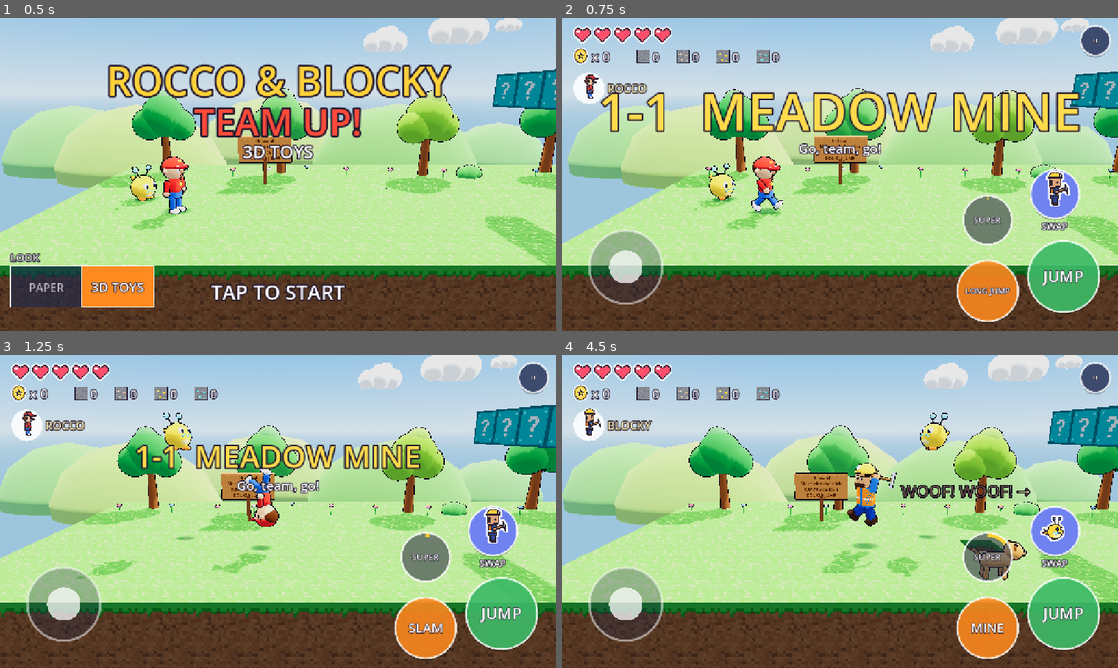
Above: before the commit, frames 1-4 (two rows, left to right).
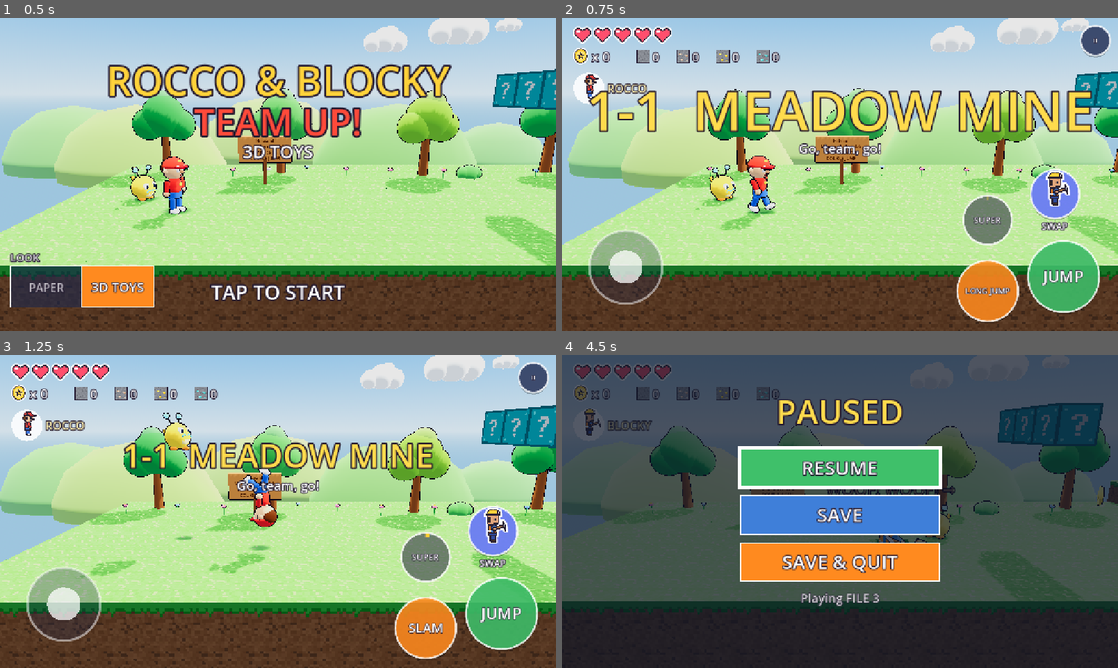
Above: after the commit, the same moments.

Repository: avgeropoulos/sp-ceb-llD3stroyer
Game: Godot game, scene res://main.tscn
Two runs of this game, one before a commit and one after it. Both use one fixed random seed, a clock stepped at 60 frames per second and the inputs below.
Inputs (mouse positions are in pixels of both pictures, inside the frame that each line leads up to):
- Up to frame 1 (0.5 s): no input
- Up to frame 2 (0.75 s): move the mouse to (962, 158) at 0.52 s; hold Right (right) from 0.53 s (still down); tap X (action) at 0.6 s; click (962, 158) at 0.67 s
- Up to frame 3 (1.25 s): keep holding Right (right); tap Space (jump) at 0.77, 1.07 s; tap V (super) at 0.8 s
- Up to frame 4 (4.5 s): release Right (right) at 1.25 s; drag from (728, 527) to (812, 574) at 1.27 s; move the mouse to (895, 442) at 2.02 s; hold Right (right) 2.03-2.75 s; hold Space (jump) 2.03-2.75 s; tap C (swap) at 2.1 s; drag from (812, 574) to (673, 464) at 2.77 s; move the mouse to (1006, 558) at 3.52 s; hold Left (left) 3.53-4.25 s; tap X (action) at 3.6 s; tap Space (jump) at 3.77, 4.07 s; tap V (super) at 3.8 s; tap Escape (pause) at 4.15 s; drag from (673, 464) to (756, 433) at 4.27 s

Frame 1 is identical in both runs. In frame 2, 13% of the frame differs, in the area x 0-100%, y 0-100%; in frame 3, 15%; in frame 4, 99%.

Commit message:
Team Up! 3D: three save files and a pause menu with SAVE and SAVE & QUIT
* TAP TO START opens PICK A SAVE FILE (like Team Up!): new game or continue, with
  who's out, hearts, coins, ores and times cleared on each card. ERASE takes two
  taps and keeps a backup for UNDO ERASE.
* Pause: RESUME / SAVE / SAVE & QUIT. Saves keep position, hearts, coins, ores,
  mined blocks, picked-up coins, beaten bad guys, checkpoint and who's out.
* Autosave at the checkpoint and after Krag Jr.; the flag saves a fresh 1-1 but
  keeps coins and ores. Files are written to a temp file and renamed (safe).
* tests/save_check.gd (save -> quit -> load, erase, undo, clear) runs in CI.

Co-Authored-By: Claude Opus 5.5 <noreply@anthropic.com>
Claude-Session: https://claude.ai/code/session_016VAi3dvV3rpwa6cu57MYxQ

Diff:
--- a/teamup-paper/scripts/hud.gd
+++ b/teamup-paper/scripts/hud.gd
@@ -71,6 +71,14 @@
 					return
 				if game.state == "title" and look_rect().grow(16).has_point(e.position):
 					game.toggle_look()
+					return
+				if game.state == "slots":
+					_slots_tap(e.position)
+					return
+				if game.state == "paused":
+					for i in 3:
+						if pause_rect(i).has_point(e.position):
+							game.pause_choice(i)
 					return
 				game.on_tap()
 				return
@@ -119,6 +127,9 @@
 	if game.state == "title":
 		_draw_title()
 		return
+	if game.state == "slots":
+		_draw_slots()
+		return
 	_draw_hud()
 	if game.state == "play":
 		_draw_controls()
@@ -129,9 +140,7 @@
 		if sub_message != "":
 			txt(sub_message, Vector2(0, s.y * 0.36 + 52), 30, Color(1, 1, 1, a), HORIZONTAL_ALIGNMENT_CENTER, s.x, 8)
 	if game.state == "paused":
-		draw_rect(Rect2(Vector2.ZERO, s), Color(0.05, 0.08, 0.15, 0.6))
-		txt("PAUSED", Vector2(0, s.y * 0.42), 80, Color(1, 0.86, 0.3), HORIZONTAL_ALIGNMENT_CENTER, s.x, 14)
-		txt("Tap to keep playing", Vector2(0, s.y * 0.42 + 60), 32, Color.WHITE, HORIZONTAL_ALIGNMENT_CENTER, s.x)
+		_draw_pause()
 	if game.state == "clear":
 		_draw_clear()
 
@@ -280,3 +289,140 @@
 	txt("Bad guys beaten: %d" % game.beaten, Vector2(0, y + 100), 34, Color.WHITE, HORIZONTAL_ALIGNMENT_CENTER, s.x)
 	if game.clear_t > 1.5 and int(title_t * 2) % 2 == 0:
 		txt("TAP TO PLAY AGAIN", Vector2(0, s.y * 0.9), 44, Color.WHITE, HORIZONTAL_ALIGNMENT_CENTER, s.x, 12)
+
+
+# ------------------------------------------------------------------ pause menu
+const PAUSE_LABELS := ["RESUME", "SAVE", "SAVE & QUIT"]
+const PAUSE_COLORS := [Color("3fc06a"), Color("3f7fd9"), Color("ff8a1f")]
+
+
+func pause_rect(i: int) -> Rect2:
+	var w := minf(460.0, size.x * 0.6)
+	return Rect2((size.x - w) * 0.5, size.y * 0.3 + i * 108, w, 88)
+
+
+func _draw_pause() -> void:
+	var s := size
+	draw_rect(Rect2(Vector2.ZERO, s), Color(0.05, 0.08, 0.15, 0.7))
+	txt("PAUSED", Vector2(0, s.y * 0.22), 76, Color(1, 0.86, 0.3), HORIZONTAL_ALIGNMENT_CENTER, s.x, 14)
+	for i in 3:
+		var r := pause_rect(i)
+		var sel: bool = game.pause_sel == i
+		draw_rect(r.grow(6) if sel else r, Color.WHITE if sel else Color(1, 1, 1, 0.0))
+		draw_rect(r, PAUSE_COLORS[i])
+		draw_rect(r, Color.WHITE, false, 3.0)
+		txt(PAUSE_LABELS[i], Vector2(r.position.x, r.position.y + 60), 44, Color.WHITE, HORIZONTAL_ALIGNMENT_CENTER, r.size.x, 9)
+	var y := pause_rect(2).end.y + 50
+	if game.save_note_t > 0:
+		txt(game.save_note, Vector2(0, y), 38, Color("fff2a8"), HORIZONTAL_ALIGNMENT_CENTER, s.x, 9)
+	elif game.slot > 0:
+		txt("Playing FILE %d" % game.slot, Vector2(0, y), 28, Color(1, 1, 1, 0.8), HORIZONTAL_ALIGNMENT_CENTER, s.x, 6)
+
+
+# ------------------------------------------------------------------ save files screen
+func slot_rect(i: int) -> Rect2:
+	var gap := 28.0
+	var w := minf(360.0, (size.x - 80 - gap * 2) / 3.0)
+	var h := minf(400.0, size.y * 0.6)
+	var x0 := (size.x - (w * 3 + gap * 2)) * 0.5
+	return Rect2(x0 + i * (w + gap), size.y * 0.24, w, h)
+
+
+func slot_erase_rect(i: int) -> Rect2:
+	var r := slot_rect(i)
+	return Rect2(r.position.x + 20, r.end.y + 16, r.size.x - 40, 58)
+
+
+func back_rect() -> Rect2:
+	return Rect2(24, 24, 170, 70)
+
+
+func _slots_tap(p: Vector2) -> void:
+	_slot_cache_t = -1.0   # show ERASE / UNDO results right away
+	if back_rect().has_point(p):
+		game.state = "title"
+		return
+	for i in 3:
+		var n := i + 1
+		if slot_erase_rect(i).has_point(p):
+			if Saves.exists(n):
+				game.slot_erase(n)
+			elif Saves.can_undo(n):
+				game.slot_undo(n)
+			return
+		if slot_rect(i).has_point(p):
+			game.slot_sel = i
+			game.slot_pick(n)
+			return
+
+
+var _slot_cache := [{}, {}, {}]
+var _slot_cache_t := 0.0
+
+
+func _draw_slots() -> void:
+	var s := size
+	if title_t - _slot_cache_t > 0.3 or _slot_cache_t == 0.0:   # re-read the files a few times a second, not every frame
+		_slot_cache_t = title_t
+		for i in 3:
+			_slot_cache[i] = Saves.read(i + 1)
+	draw_rect(Rect2(Vector2.ZERO, s), Color(0.05, 0.08, 0.15, 0.45))
+	txt("PICK A SAVE FILE", Vector2(0, s.y * 0.17), 56, Color("ffd23a"), HORIZONTAL_ALIGNMENT_CENTER, s.x, 12)
+	var b := back_rect()
+	draw_rect(b, Color(0.1, 0.15, 0.3, 0.85))
+	draw_rect(b, Color.WHITE, false, 3.0)
+	txt("BACK", Vector2(b.position.x, b.position.y + 48), 34, Color.WHITE, HORIZONTAL_ALIGNMENT_CENTER, b.size.x, 7)
+	for i in 3:
+		var n := i + 1
+		var r := slot_rect(i)
+		var d: Dictionary = _slot_cache[i]
+		var sel: bool = game.slot_sel == i
+		if sel:
+			draw_rect(r.grow(8), Color(1, 0.9, 0.4, 0.9))
+		draw_rect(r, Color("fdf4e3") if not d.is_empty() else Color(1, 1, 1, 0.75))
+		draw_rect(r, Color(0.13, 0.09, 0.18), false, 4.0)
+		draw_rect(Rect2(r.position, Vector2(r.size.x, 64)), Color("3f7fd9"))
+		txt("FILE %d" % n, Vector2(r.position.x, r.position.y + 47), 40, Color.WHITE, HORIZONTAL_ALIGNMENT_CENTER, r.size.x, 8)
+		var cx := r.position.x + r.size.x * 0.5
+		if d.is_empty():
+			draw_circle(Vector2(cx, r.position.y + r.size.y * 0.5), 46, Color("3fc06a"))
+			draw_rect(Rect2(cx - 28, r.position.y + r.size.y * 0.5 - 8, 56, 16), Color.WHITE)
+			draw_rect(Rect2(cx - 8, r.position.y + r.size.y * 0.5 - 28, 16, 56), Color.WHITE)
+			txt("NEW GAME", Vector2(r.position.x, r.end.y - 40), 38, Color(0.13, 0.09, 0.18), HORIZONTAL_ALIGNMENT_CENTER, r.size.x, 0)
+		else:
+			var who: String = d.get("human", "rocco")
+			draw_texture_rect(tex[who + "_idle"], Rect2(r.position.x + 16, r.position.y + 78, 90, 112), false)
+			draw_texture_rect(tex["sparky_idle"], Rect2(r.position.x + 92, r.position.y + 112, 66, 82), false)
+			var tx := r.position.x + 170
+			txt("1-1", Vector2(tx, r.position.y + 118), 40, Color("ff4a3a"), HORIZONTAL_ALIGNMENT_LEFT, -1, 6)
+			txt("MEADOW MINE", Vector2(tx, r.position.y + 150), 20, Color(0.13, 0.09, 0.18), HORIZONTAL_ALIGNMENT_LEFT, -1, 0)
+			var cl := int(d.get("cleared", 0))
+			if cl > 0:
+				txt("CLEARED x%d" % cl, Vector2(tx, r.position.y + 182), 24, Color("e0a800"), HORIZONTAL_ALIGNMENT_LEFT, -1, 4)
+			elif d.get("checkpoint_hit", false):
+				txt("CHECKPOINT", Vector2(tx, r.position.y + 182), 22, Color("3f9a48"), HORIZONTAL_ALIGNMENT_LEFT, -1, 0)
+			var y := r.position.y + 210
+			for k in 5:
+				draw_texture_rect(tex["heart" if k < int(d.get("hearts", 5)) else "heart_empty"], Rect2(r.position.x + 20 + k * 34, y, 36, 36), false)
+			y += 48
+			draw_texture_rect(tex["coin"], Rect2(r.position.x + 20, y, 38, 38), false)
+			txt("x %d" % int(d.get("coins", 0)), Vector2(r.position.x + 64, y + 30), 30, Color(0.13, 0.09, 0.18), HORIZONTAL_ALIGNMENT_LEFT, -1, 0)
+			y += 52
+			var ox := r.position.x + 20
+			var o: Dictionary = d.get("ores", {})
+			for k in ["stone", "iron", "gold", "diamond"]:
+				draw_texture_rect(tex["t_" + k], Rect2(ox, y, 30, 30), false)
+				txt(str(int(o.get(k, 0))), Vector2(ox + 34, y + 25), 24, Color(0.13, 0.09, 0.18), HORIZONTAL_ALIGNMENT_LEFT, -1, 0)
+				ox += (r.size.x - 40) / 4.0
+			txt("TAP TO PLAY", Vector2(r.position.x, r.end.y - 18), 26, Color("3f7fd9"), HORIZONTAL_ALIGNMENT_CENTER, r.size.x, 0)
+		# ERASE (two taps) or UNDO ERASE
+		var er := slot_erase_rect(i)
+		if not d.is_empty():
+			var armed: bool = game.erase_armed == n
+			draw_rect(er, Color("e8413b") if armed else Color(0.35, 0.12, 0.15, 0.85))
+			draw_rect(er, Color.WHITE, false, 2.0)
+			txt("TAP AGAIN TO ERASE" if armed else "ERASE", Vector2(er.position.x, er.position.y + 40), 24 if armed else 28, Color.WHITE, HORIZONTAL_ALIGNMENT_CENTER, er.size.x, 6)
+		elif Saves.can_undo(n):
+			draw_rect(er, Color(0.15, 0.3, 0.2, 0.85))
+			draw_rect(er, Color.WHITE, false, 2.0)
+			txt("UNDO ERASE", Vector2(er.position.x, er.position.y + 40), 26, Color.WHITE, HORIZONTAL_ALIGNMENT_CENTER, er.size.x, 6)
--- a/teamup-paper/scripts/main.gd
+++ b/teamup-paper/scripts/main.gd
@@ -46,6 +46,18 @@
 var warm_t := 0
 var warm_nodes: Array = []
 
+# save files
+var slot := 0                 # 1-3 while playing a save file (0 = not saving, e.g. tests)
+var slot_sel := 0             # highlighted file on the save screen (controller)
+var erase_armed := 0          # the file whose ERASE was tapped once (tap again to erase)
+var erase_t := 0.0
+var pause_sel := 0
+var save_note := ""           # "SAVED!" under the pause buttons
+var save_note_t := 0.0
+var coins_taken: Array = []   # which coins (by number) are collected
+var foes_gone: Array = []     # which bad guys (by spawn number) are beaten
+var cleared := 0              # times this file finished the level
+
 # input for this frame
 var move_vec := Vector2.ZERO
 var jump_held := false
@@ -60,6 +72,7 @@
 var invincible := false
 
 var updater: Updater
+var original_cells := PackedByteArray()
 var sfx_players: Array[AudioStreamPlayer] = []
 var sfx_cache := {}
 var music: AudioStreamPlayer
@@ -85,15 +98,19 @@
 	heroes.rocco.position = Vector3(4, 5, 6.8)
 	heroes.blocky.position = heroes.rocco.position
 	heroes.sparky.position = Vector3(2.6, 5, 5.6)
-	for s in level.spawns:
+	original_cells = level.cells.duplicate()
+	for si in level.spawns.size():
+		var s: Dictionary = level.spawns[si]
 		var f := Foe.new()
 		level.add_child(f)
 		f.init(level, s.kind, s.pos)
+		f.set_meta("spawn", si)
 		foes.append(f)
 		if s.kind == "kragjr":
 			boss = f
-	for p in level.coin_spots:
-		var c := level.prop("coin", p - Vector3(0, 0.35, 0), 0.7)
+	for ci in level.coin_spots.size():
+		var c := level.prop("coin", level.coin_spots[ci] - Vector3(0, 0.35, 0), 0.7)
+		c.set_meta("i", ci)
 		coin_nodes.append(c)
 	level.prop("flag", Vector3(Level.CHECKPOINT_X, 5, 3.9), 3.2)
 	level.prop("flag", Vector3(Level.FLAG_X, 5, 3.9), 4.6)
@@ -314,12 +331,150 @@
 func on_tap() -> void:
 	match state:
 		"title":
-			start_game()
-		"paused":
-			state = "play"
+			open_slots()
 		"clear":
 			if clear_t > 1.5:
 				get_tree().reload_current_scene()
+
+
+# ------------------------------------------------------------------ save files
+func open_slots() -> void:
+	state = "slots"
+	erase_armed = 0
+	sfx("swap", -6)
+
+
+func slot_pick(n: int) -> void:
+	erase_armed = 0
+	var d := Saves.read(n)
+	start_game(n)
+	if not d.is_empty():
+		_apply_save(d)
+
+
+## ERASE needs two taps; the file goes to a backup so UNDO ERASE can bring it back.
+func slot_erase(n: int) -> void:
+	if not Saves.exists(n):
+		return
+	if erase_armed == n:
+		Saves.erase(n)
+		erase_armed = 0
+		sfx("break")
+	else:
+		erase_armed = n
+		erase_t = 3.0
+		sfx("alert")
+
+
+func slot_undo(n: int) -> void:
+	Saves.undo_erase(n)
+	sfx("heart")
+
+
+## Everything about this run, so SAVE & QUIT comes back to the same spot.
+func save_data(in_level := true) -> Dictionary:
+	var d := {"v": 1, "level": "1-1", "time": Time.get_unix_time_from_system(),
+		"hearts": hearts, "coins": coins, "ores": ores.duplicate(), "beaten": beaten,
+		"super": super_charge, "cleared": cleared, "human": human if in_level else "rocco", "in_level": in_level}
+	if in_level:
+		var cells := []
+		var lc := level.cells
+		for i in lc.size():
+			if lc[i] != original_cells[i]:
+				var x := i % Level.LX
+				var y := (i / Level.LX) % Level.LY
+				var z := i / (Level.LX * Level.LY)
+				cells.append([x, y, z, lc[i]])
+		d.merge({"control": control, "pos": _v2a(safe_pos), "checkpoint": _v2a(checkpoint),
+			"checkpoint_hit": checkpoint_hit, "boss_done": boss_done, "cells": cells,
+			"coins_taken": coins_taken.duplicate(), "foes_gone": foes_gone.duplicate()})
+	return d
+
+
+func save_game(in_level := true) -> bool:
+	if slot <= 0:
+		return false
+	return Saves.write(slot, save_data(in_level))
+
+
+func _apply_save(d: Dictionary) -> void:
+	hearts = clampi(int(d.get("hearts", MAX_HEARTS)), 1, MAX_HEARTS)
+	coins = int(d.get("coins", 0))
+	var o: Dictionary = d.get("ores", {})
+	for k in ores:
+		ores[k] = int(o.get(k, 0))
+	beaten = int(d.get("beaten", 0))
+	super_charge = clampf(float(d.get("super", 0)), 0, 1)
+	cleared = int(d.get("cleared", 0))
+	if not d.get("in_level", false):
+		if cleared > 0:
+			hud.say("1-1  MEADOW MINE", "Cleared %d time%s! Go again!" % [cleared, "" if cleared == 1 else "s"], 2.6)
+		return
+	for c in d.get("cells", []):
+		level.set_cell(int(c[0]), int(c[1]), int(c[2]), int(c[3]))
+	coins_taken = []
+	for i in d.get("coins_taken", []):
+		coins_taken.append(int(i))
+	for c in coin_nodes.duplicate():
+		if int(c.get_meta("i")) in coins_taken:
+			c.queue_free()
+			coin_nodes.erase(c)
+	foes_gone = []
+	for i in d.get("foes_gone", []):
+		foes_gone.append(int(i))
+	for f in foes:
+		if is_instance_valid(f) and int(f.get_meta("spawn")) in foes_gone:
+			f.remove()
+	boss_done = bool(d.get("boss_done", false))
+	checkpoint_hit = bool(d.get("checkpoint_hit", false))
+	checkpoint = _a2v(d.get("checkpoint", [3, 5, 6.5]))
+	# who's out
+	var h := String(d.get("human", "rocco"))
+	if h != human and h in ["rocco", "blocky"]:
+		heroes[human].visible = false
+		heroes[human].shadow.visible = false
+		human = h
+		heroes[human].visible = true
+	control = String(d.get("control", "human"))
+	if control != "mon":
+		control = "human"
+	var p := _a2v(d.get("pos", [4, 5, 6.8]))
+	if level.box_hit(p, 0.35, 1.5) != null:   # somehow inside a block: use the checkpoint
+		p = checkpoint
+	safe_pos = p
+	leader().position = p
+	follower().position = p + Vector3(-1.2, 0.3, -0.8)
+	cam_focus = p
+	dennis_done = true
+	hud.say("WELCOME BACK!", "File %d" % slot, 2.2)
+
+
+static func _v2a(v: Vector3) -> Array:
+	return [snappedf(v.x, 0.01), snappedf(v.y, 0.01), snappedf(v.z, 0.01)]
+
+
+static func _a2v(a) -> Vector3:
+	if a is Array and a.size() == 3:
+		return Vector3(float(a[0]), float(a[1]), float(a[2]))
+	return Vector3(3, 5, 6.5)
+
+
+## Pause menu: 0 RESUME, 1 SAVE, 2 SAVE & QUIT.
+func pause_choice(i: int) -> void:
+	match i:
+		0:
+			state = "play"
+		1:
+			if save_game():
+				save_note = "SAVED TO FILE %d!" % slot
+				sfx("heart")
+			else:
+				save_note = "COULDN'T SAVE"
+				sfx("bonk")
+			save_note_t = 2.5
+		2:
+			save_game()
+			get_tree().reload_current_scene()
 
 
 ## Shows every effect, shot, prop and text size once (tiny, behind the title) so the
@@ -360,7 +515,8 @@
 	get_tree().reload_current_scene()
 
 
-func start_game() -> void:
+func start_game(n: int = 0) -> void:
+	slot = n
 	state = "play"
 	play_t = 0
 	play_music("meadow")
@@ -398,11 +554,32 @@
 		elif Input.is_action_just_pressed("swap"):
 			toggle_look()
 		elif jump_pressed or action_pressed:
-			start_game()
+			open_slots()
+		_update_camera(dt)
+		return
+	if state == "slots":
+		erase_t -= dt
+		if erase_t <= 0:
+			erase_armed = 0
+		if Input.is_action_just_pressed("left"):
+			slot_sel = (slot_sel + 2) % 3
+		if Input.is_action_just_pressed("right"):
+			slot_sel = (slot_sel + 1) % 3
+		if jump_pressed or action_pressed:
+			slot_pick(slot_sel + 1)
+		elif pause_pressed:
+			state = "title"
 		_update_camera(dt)
 		return
 	if state == "paused":
-		if jump_pressed or pause_pressed:
+		save_note_t -= dt
+		if Input.is_action_just_pressed("up"):
+			pause_sel = (pause_sel + 2) % 3
+		if Input.is_action_just_pressed("down"):
+			pause_sel = (pause_sel + 1) % 3
+		if jump_pressed or action_pressed:
+			pause_choice(pause_sel)
+		elif pause_pressed:
 			state = "play"
 		return
 	if state == "clear":
@@ -422,6 +599,8 @@
 		return
 	if pause_pressed:
 		state = "paused"
+		pause_sel = 0
+		save_note_t = 0
 		return
 	play_t += dt
 	hurt_t = maxf(0, hurt_t - dt)
@@ -863,6 +1042,7 @@
 			var cc: Vector3 = c.position if c is Sprite3D else c.position + Vector3(0, 0.35, 0)
 			if cc.distance_to(p.position + Vector3(0, p.height * 0.5, 0)) < 0.9:
 				coins += 1
+				coins_taken.append(int(c.get_meta("i")))
 				sfx("coin", -3)
 				fx.burst(c.position, Color("ffd23a"), 5, 2.5, 6)
 				c.queue_free()
@@ -920,6 +1100,7 @@
 
 func on_foe_beaten(f: Foe) -> void:
 	beaten += 1
+	foes_gone.append(int(f.get_meta("spawn")))
 	coins += 2
 	super_charge = minf(1.0, super_charge + 0.06)
 	fx.text(f.position + Vector3(0, f.height + 0.4, 0.4), "+2", Color("ffd23a"), 48)
@@ -929,6 +1110,7 @@
 		hud.say("KRAG JR. BEATEN!", "Run to the flag!", 3.0)
 		play_music("meadow")
 		speak("We did it! Woo hoo!", "rocco")
+		save_game()
 		for i in 6:
 			fx.burst(f.position + Vector3(randf_range(-1, 1), randf_range(0, 2), 0), Color.from_hsv(randf(), 0.6, 1), 14, 6, 8)
 
@@ -947,11 +1129,15 @@
 	if not checkpoint_hit and l.position.x > Level.CHECKPOINT_X:
 		checkpoint_hit = true
 		checkpoint = Vector3(Level.CHECKPOINT_X + 0.5, 5, 6.5)
-		hud.say("CHECKPOINT!", "", 1.4)
+		hud.say("CHECKPOINT!", "Saved" if slot > 0 else "", 1.4)
 		sfx("heart")
+		safe_pos = checkpoint
+		save_game()
 	if boss_done and l.position.x > Level.FLAG_X - 0.4:
 		state = "clear"
 		clear_t = 0
+		cleared += 1
+		save_game(false)   # keeps coins and ores; the level starts fresh next time
 		play_music("fanfare", false)
 		sfx("clear")
 		speak("Wahoo! Team up!", "rocco")
--- /dev/null
+++ b/teamup-paper/scripts/saves.gd
@@ -0,0 +1,50 @@
+class_name Saves
+## The three save files (user://save1.json .. save3.json), like the real Team Up!.
+## Writing goes to a temp file first and is then renamed, so a save can't be half
+## written if the tablet dies mid-save. ERASE keeps a .bak copy so it can be undone.
+
+static var prefix := "user://save"   # tests point this somewhere else
+
+
+static func path(slot: int) -> String:
+	return "%s%d.json" % [prefix, slot]
+
+
+static func exists(slot: int) -> bool:
+	return FileAccess.file_exists(path(slot))
+
+
+static func read(slot: int) -> Dictionary:
+	if not exists(slot):
+		return {}
+	var f := FileAccess.open(path(slot), FileAccess.READ)
+	if f == null:
+		return {}
+	var d = JSON.parse_string(f.get_as_text())
+	f.close()
+	return d if d is Dictionary else {}
+
+
+static func write(slot: int, d: Dictionary) -> bool:
+	var tmp := path(slot) + ".tmp"
+	var f := FileAccess.open(tmp, FileAccess.WRITE)
+	if f == null:
+		return false
+	f.store_string(JSON.stringify(d))
+	f.close()
+	return DirAccess.rename_absolute(ProjectSettings.globalize_path(tmp), ProjectSettings.globalize_path(path(slot))) == OK
+
+
+## Moves the file to a backup (so UNDO ERASE can bring it back).
+static func erase(slot: int) -> void:
+	if exists(slot):
+		DirAccess.rename_absolute(ProjectSettings.globalize_path(path(slot)), ProjectSettings.globalize_path(path(slot) + ".bak"))
+
+
+static func can_undo(slot: int) -> bool:
+	return not exists(slot) and FileAccess.file_exists(path(slot) + ".bak")
+
+
+static func undo_erase(slot: int) -> void:
+	if can_undo(slot):
+		DirAccess.rename_absolute(ProjectSettings.globalize_path(path(slot) + ".bak"), ProjectSettings.globalize_path(path(slot)))
--- /dev/null
+++ b/teamup-paper/tests/save_check.gd
@@ -0,0 +1,98 @@
+extends SceneTree
+## SAVE -> quit -> load gives back the same run; ERASE / UNDO ERASE; clearing the level.
+## Run: godot --headless --path . --script res://tests/save_check.gd
+
+var a
+var b
+var f := 0
+var failed := ""
+var coin_count := 0
+var expect_pos := Vector3(60.5, 5, 6.5)
+
+
+func _initialize() -> void:
+	Look.loaded = true
+	Look.toy = false
+	Saves.prefix = "user://test_save"
+	for ext in ["", ".bak", ".tmp"]:
+		if FileAccess.file_exists(Saves.path(1) + ext):
+			DirAccess.remove_absolute(ProjectSettings.globalize_path(Saves.path(1) + ext))
+	a = load("res://main.tscn").instantiate()
+	root.add_child(a)
+
+
+func check(ok: bool, why: String) -> void:
+	if not ok and failed == "":
+		failed = why
+
+
+func _process(_dt: float) -> bool:
+	f += 1
+	match f:
+		5:
+			check(not Saves.exists(1), "file 1 should start empty")
+			a.slot_pick(1)
+			check(a.state == "play" and a.slot == 1, "picking an empty file should start a new game")
+			# change things
+			a.level.set_cell(20, 4, 6, Level.AIR)
+			var c = a.coin_nodes[0]
+			a.coins_taken.append(int(c.get_meta("i")))
+			a.coins += 1
+			c.queue_free()
+			a.coin_nodes.erase(c)
+			coin_count = a.coin_nodes.size()
+			a.foes[0].hurt(99, a)
+			a.ores.iron = 3
+			a.hearts = 3
+			a.do_swap()   # Blocky out
+			a.leader().position = expect_pos
+			a.safe_pos = expect_pos
+			a.checkpoint_hit = true
+		8:
+			a.state = "paused"
+			a.pause_choice(1)   # SAVE
+			check(Saves.exists(1), "SAVE didn't write file 1")
+			check(a.save_note.begins_with("SAVED"), "SAVE didn't say SAVED")
+			a.queue_free()
+		12:
+			b = load("res://main.tscn").instantiate()
+			root.add_child(b)
+		16:
+			b.slot_pick(1)
+		20:
+			check(b.level.get_cell(20, 4, 6) == Level.AIR, "the mined block came back")
+			check(b.coin_nodes.size() == coin_count, "collected coin came back (%d vs %d)" % [b.coin_nodes.size(), coin_count])
+			check(b.coins == 3, "coins should be 3 (1 picked up + 2 for the bad guy), got %d" % b.coins)
+			check(b.ores.iron == 3, "iron should be 3")
+			check(b.hearts == 3, "hearts should be 3")
+			check(b.human == "blocky" and b.leader().who == "blocky", "Blocky should be out")
+			check(b.leader().position.distance_to(expect_pos) < 0.5, "should be back at x=60, got %s" % b.leader().position)
+			check(b.checkpoint_hit, "checkpoint should be reached")
+			var gone := true
+			for foe in b.foes:
+				if is_instance_valid(foe) and foe.alive and int(foe.get_meta("spawn")) == 0:
+					gone = false
+			check(gone, "the beaten bad guy came back")
+			# ERASE needs two taps, UNDO brings it back
+			b.slot_erase(1)
+			check(Saves.exists(1), "one ERASE tap shouldn't erase")
+			b.slot_erase(1)
+			check(not Saves.exists(1) and Saves.can_undo(1), "two ERASE taps should erase (with undo)")
+			b.slot_undo(1)
+			check(Saves.exists(1), "UNDO ERASE didn't bring the file back")
+			# finishing the level saves a fresh level but keeps coins and ores
+			b.boss_done = true
+			b.leader().position = Vector3(Level.FLAG_X, 5.1, 6.5)
+		24:
+			check(b.state == "clear", "touching the flag should clear the level")
+			var d := Saves.read(1)
+			check(int(d.get("cleared", 0)) == 1 and not d.get("in_level", true), "clear should save cleared=1 with a fresh level")
+			check(int(d.get("coins", 0)) == b.coins, "clear should keep the coins")
+		26:
+			for ext in ["", ".bak", ".tmp"]:
+				if FileAccess.file_exists(Saves.path(1) + ext):
+					DirAccess.remove_absolute(ProjectSettings.globalize_path(Saves.path(1) + ext))
+			print("TEST FAILED: " + failed if failed != "" else "TEST PASSED")
+			quit(1 if failed != "" else 0)
+			return true
+	return false
Not shown, added: teamup-paper/scripts/saves.gd.uid
Not shown, added: teamup-paper/tests/save_check.gd.uid
Not shown, changed: .github/workflows/teamup-paper.yml
Not shown, changed: CLAUDE.md
